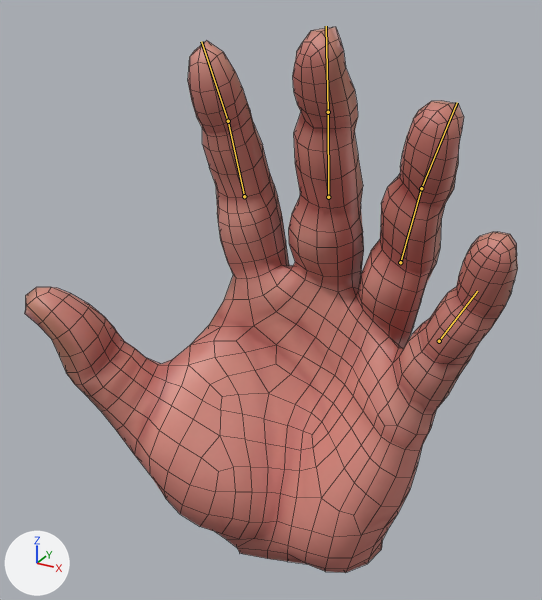
One commit to the FBX model Assets/ThesisGraphics/Meshes/Hands/Newhdhand.fbx: the scene before it, then after it.
The view is the same before and after, from a camera (50 mm lens) standing at (0.125, -0.25, 0.198) and looking at (-0.005, -0.015, 0.08). Lighting does not change. The marker at lower left points along +X, +Y and +Z. Both versions are drawn at frame 1 of the action 'Armature|open'; the numbers are the values there. The bones that change are drawn over the model as lines. Mesh edges are drawn as thin lines.

The first picture shows 'Hand_Anatomy_Practice'.
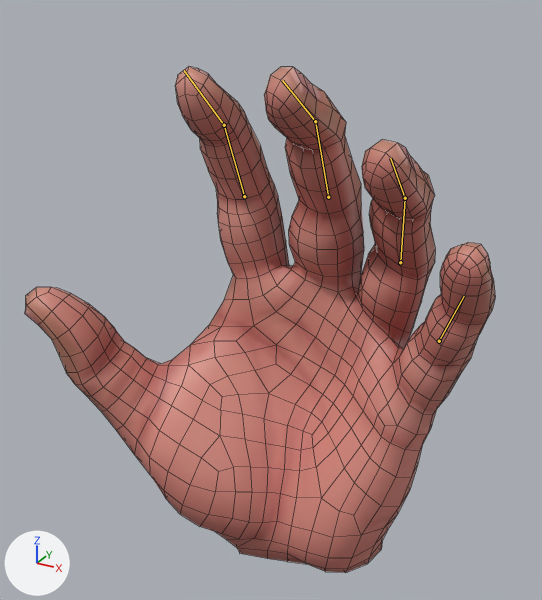
Location of each change, (x1, y1, x2, y2) in pixels of the pictures (542 x 600 px):
'Hand_Anatomy_Practice', posed (7% shorter)
    before: (25, 27, 518, 573)
    after: (25, 67, 495, 573)
bone 'Bone.005', root to tip
    before: (244, 196) to (228, 121)
    after: (244, 196) to (224, 125)
bone 'Bone.006', root to tip
    before: (228, 121) to (201, 41)
    after: (224, 125) to (184, 70)
bone 'Bone.009', root to tip
    before: (328, 197) to (328, 112)
    after: (328, 197) to (315, 121)
bone 'Bone.010', root to tip
    before: (328, 112) to (326, 26)
    after: (315, 121) to (282, 80)
bone 'Bone.013', root to tip
    before: (400, 262) to (421, 188)
    after: (400, 262) to (405, 198)
bone 'Bone.014', root to tip
    before: (421, 188) to (457, 102)
    after: (405, 198) to (390, 158)
bone 'Bone.017', root to tip
    before: (439, 341) to (477, 291)
    after: (439, 341) to (464, 296)

The change in detail:
Bone 'Bone.005' (bone_bone_005) turns from (0, 0, -9) to (0, -2, -3) degrees about its own x, y and z.
Bone 'Bone.006' (bone_bone_006) turns from (-1, -1, -17) to (2, -1, 0) degrees about its own x, y and z.
Bone 'Bone.009' (bone_bone_009) turns from (3, -8, 42) to (4, -7, 31) degrees about its own x, y and z.
Bone 'Bone.010' (bone_bone_010) turns from (-2, -10, 24) to (-6, -6, 7) degrees about its own x, y and z.
Bone 'Bone.013' (bone_bone_013) turns from (0, -12, 37) to (5, -11, 24) degrees about its own x, y and z.
Bone 'Bone.014' (bone_bone_014) turns from (37, -11, 24) to (13, -4, 19) degrees about its own x, y and z.
Bone 'Bone.017' (bone_bone_017) turns from (-21, 1, 26) to (-14, -2, 14) degrees about its own x, y and z.
